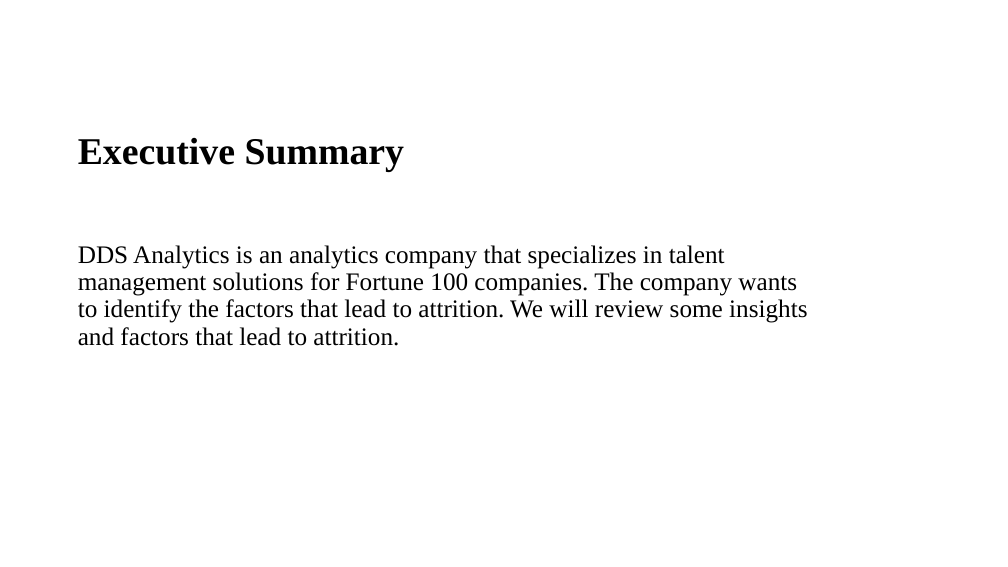
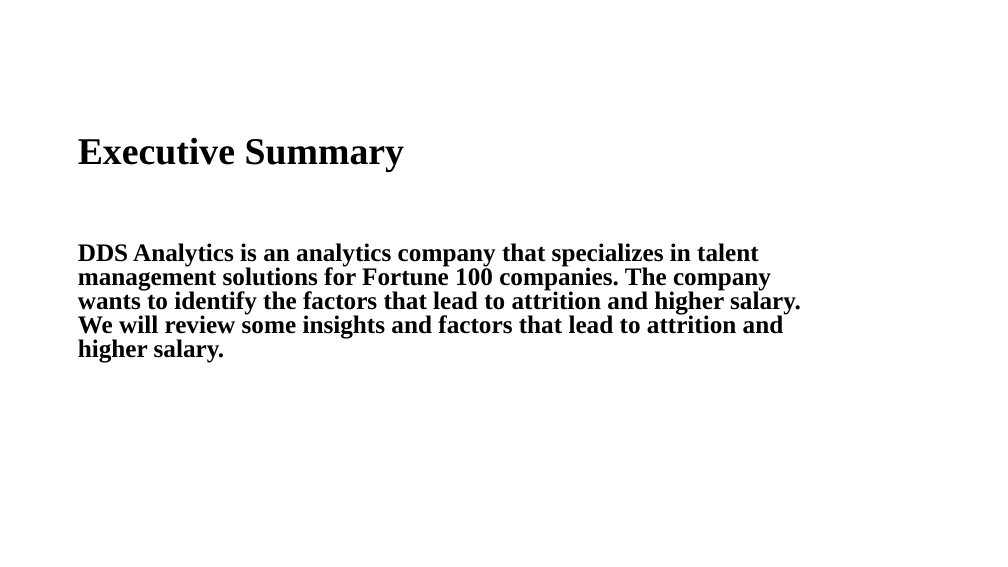
Before and after one commit to RashmiAPatel19/SMU_MSDS_6306_CaseStudy2_Spring2021, a slide deck: slide 2 of RashmiPatelCaseStudy2.pptx. Drawn at 1008x567 pixels with LibreOffice and Linux fonts; fonts in the diff are those of the drawing; background and template pictures are left out. Boxes give left, top, right and bottom in pixels: in the first picture for what was removed or moved away, otherwise in the second. Text is boxed around its words. In the diff, an @@ line names an element or a change of style, - is before the commit and + after.

```diff
--- a/RashmiPatelCaseStudy2.pptx
+++ b/RashmiPatelCaseStudy2.pptx
@@ subtitle at [78,243,801,363]: text changed; bold on @@
-DDS Analytics is an analytics company that specializes in talent management solutions for Fortune 100 companies. The company wants to identify the factors that lead to attrition. We will review some insights and factors that lead to attrition.
+DDS Analytics is an analytics company that specializes in talent management solutions for Fortune 100 companies. The company wants to identify the factors that lead to attrition and higher salary. We will review some insights and factors that lead to attrition and higher salary.
```
Also in this commit, not shown: 2 other slides changed, 22 slides added.
